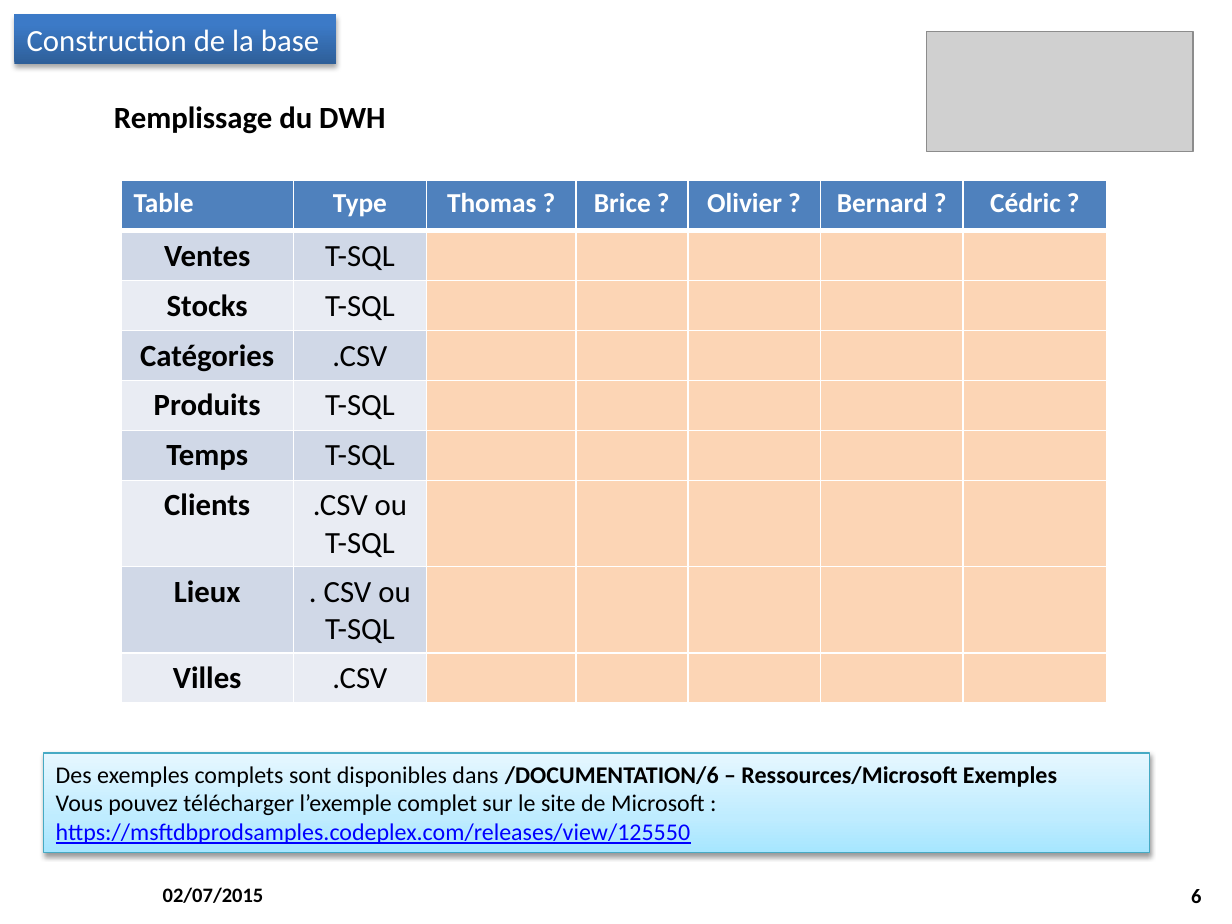
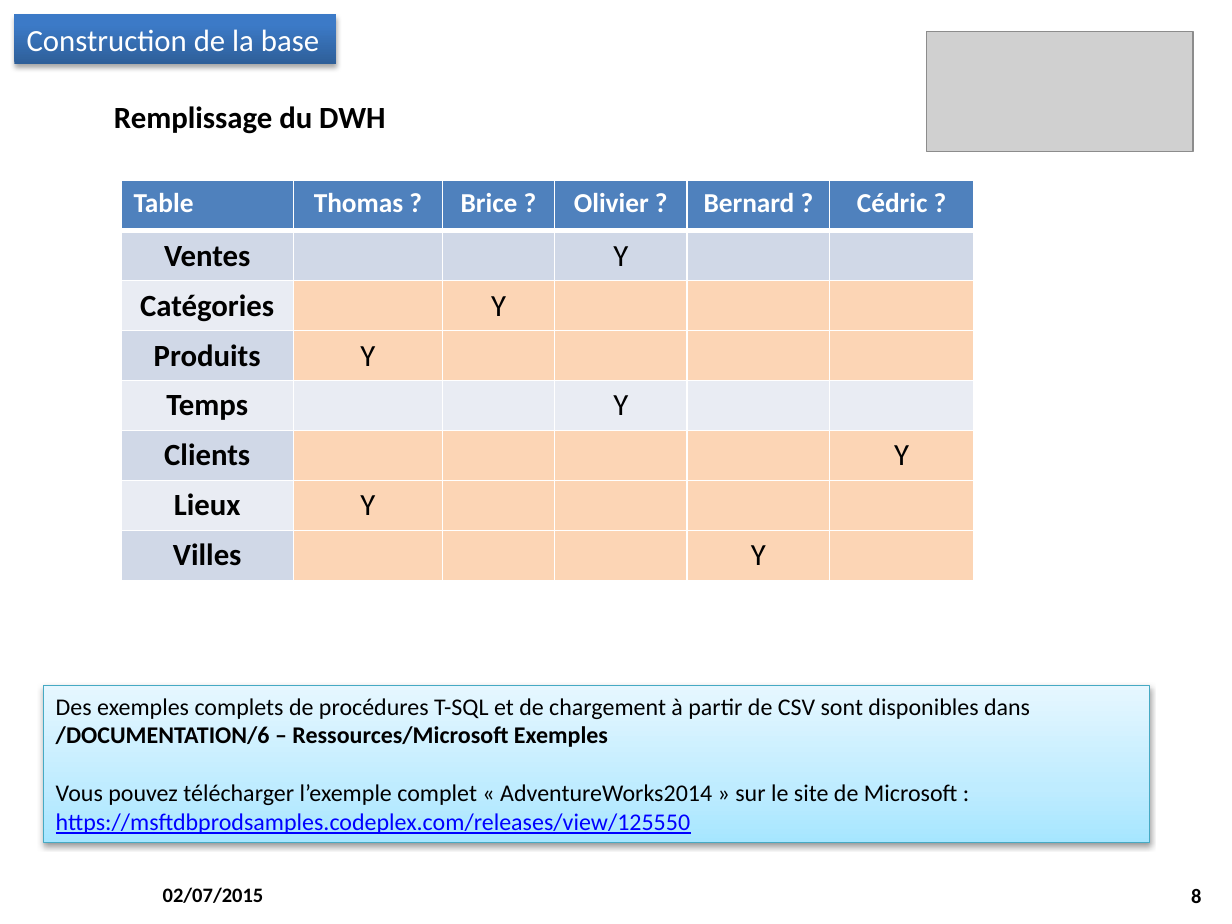
Before and after one commit to M2SIID-ODE/Projet_ODE, a slide deck: slide 8 of Documentation/4 - Suivi projet/Point_Equipe_2015-07-02.pptx (slide 6 before the commit). Drawn at 1232x924 pixels with LibreOffice and Linux fonts; fonts in the diff are those of the drawing; grey boxes stand for pictures; background and template pictures are left out. Boxes give left, top, right and bottom in pixels: in the first picture for what was removed or moved away, otherwise in the second. Text is boxed around its words. In the diff, an @@ line names an element or a change of style, - is before the commit and + after.

Commit message:
Documentation et données DWH
> Point d'équipe du 02/07/2015
> Données des villes et des categories pour le DWH

```diff
--- a/Documentation/4 - Suivi projet/Point_Equipe_2015-07-02.pptx
+++ b/Documentation/4 - Suivi projet/Point_Equipe_2015-07-02.pptx
@@ table at (121,181,975,580) @@
-Table | Type | Thomas ? | Brice ? | Olivier ? | Bernard ? | Cédric ?
-Ventes | T-SQL |  |  |  |  | 
-Stocks | T-SQL |  |  |  |  | 
-Catégories | .CSV |  |  |  |  | 
-Produits | T-SQL |  |  |  |  | 
-Temps | T-SQL |  |  |  |  | 
-Clients | .CSV ou T-SQL |  |  |  |  | 
-Lieux | . CSV ou T-SQL |  |  |  |  | 
-Villes | .CSV |  |  |  |  | 
+Table | Thomas ? | Brice ? | Olivier ? | Bernard ? | Cédric ?
+Ventes |  |  | Y |  | 
+Catégories |  | Y |  |  | 
+Produits | Y |  |  |  | 
+Temps |  |  | Y |  | 
+Clients |  |  |  |  | Y
+Lieux | Y |  |  |  | 
+Villes |  |  |  | Y | 
@@ table: place and size @@
-table at (121,181,1108,703)
+table at (121,181,975,580)
@@ rectangle "Des exemples complets de procédures ...": place and size @@
-rectangle "Des exemples complets de procédures ..." at (43,753,1149,853)
+rectangle "Des exemples complets de procédures ..." at (43,685,1149,843)
@@ text in rectangle at (56,698,1030,805): text changed @@
-Des exemples complets sont disponibles dans /DOCUMENTATION/6 – Ressources/Microsoft Exemples
-Vous pouvez télécharger l’exemple complet sur le site de Microsoft :
+Des exemples complets de procédures T-SQL et de chargement à partir de CSV sont disponibles dans /DOCUMENTATION/6 – Ressources/Microsoft Exemples
+Vous pouvez télécharger l’exemple complet « AdventureWorks2014 » sur le site de Microsoft :
@@ page number at (1191,889,1201,903): text changed @@
-6
+8
```
Also in this commit, not shown: 2 other slides changed, 2 slides added, 2 other files.
